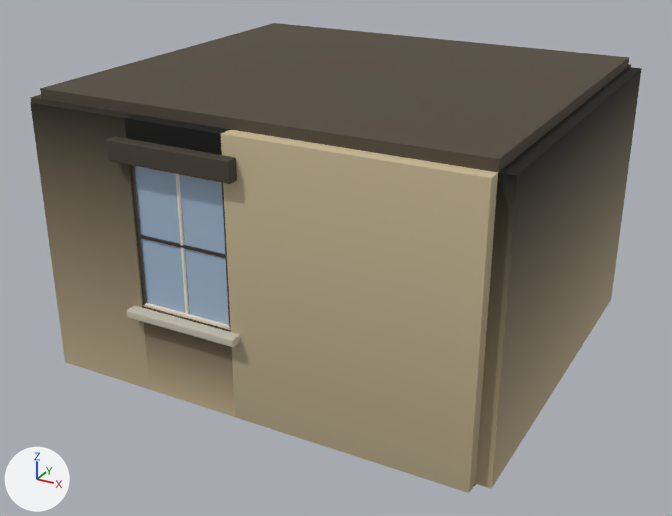
Two versions of the glTF model public/yw9-knock/bedroom.glb, one commit apart.
Rendered twice from a camera (50 mm lens) standing at (4.23, -8.09, 4.8) and looking at (-0.04, -0.31, 0.92). Every picture has the same lights, and +X, +Y and +Z are marked at lower left. The older version comes first. Vertices at exactly the same position are counted once.

Names of what the first picture shows: 'bedroom.glass.2', 'bedroom.paint.3', 'bedroom.plaster.5', 'bedroom.plaster.6', 'bedroom.stone.4'.
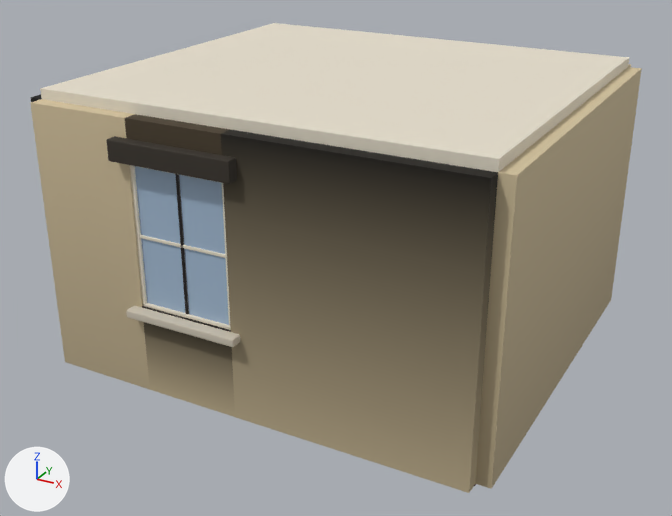
Location of each change, [x1, y1, x2, y2] in pixels of the pictures (672 x 516 px):
part 1 of me_bw_fr_008, recoloured
    both: [130, 165, 231, 328]
part 2 of me_bw_fr_008, recoloured (white to black)
    both: [175, 174, 189, 315]
part 3 of me_bwall_w_007, recoloured
    both: [30, 64, 642, 442]
part 4 of me_bwall_w_007, recoloured (darker)
    both: [142, 130, 498, 440]
part 5 of me_bwall_w_007, recoloured
    both: [31, 95, 231, 331]
part 6 of me_bwall_w_007, recoloured
    both: [30, 103, 601, 442]
part 7 of me_bceil_001, recoloured (lighter)
    both: [40, 23, 629, 172]

Edits to the bpy script that builds the scene:
```text
Change me_bw_fr_008:
    where me_bw_fr_008.from_pydata(...)  # 672 vertices, 1296 faces; spans x -1.13..-0.07, y -2.125..-1.875, z 0.87..2.33
    used by ob_bedroom_paint_3; location = (0.0, 0.0, 0.0)
    me_bw_fr_008 part 1: 432 faces centred in x -1.13..-0.07, y -2.125..-1.875, z 0.9..2.3 are repainted in the vertex colours; the middle colour goes from dark grey #4b453f to white #f9fafb
    me_bw_fr_008 part 2: 108 faces centred in x -0.615..-0.585, y -2.115..-2.065, z 0.9..2.3 are repainted in the vertex colours; the middle colour goes from white #fcfdfd to black #181513
Change me_bwall_w_007:
    where me_bwall_w_007.from_pydata(...)  # 52 vertices, 84 faces; spans x -2.34..2.34, y -2.14..2.14, z 0.0..2.7
    used by ob_bedroom_plaster_5; location = (0.0, 0.0, 0.0)
    me_bwall_w_007 part 3: 18 faces centred in x -2.2..2.34, y -2.14..2.14, z 1.8..2.7 are repainted in the vertex colours; the middle colour goes from black #2f2c28 to white #fafafb
    me_bwall_w_007 part 4: 18 faces centred in x -2.34..2.2, y -2.14..2.0, z 0.3..2.7 are repainted in the vertex colours; the middle colour goes from light grey #e2e1e0 to light grey #dadada
    me_bwall_w_007 part 5: 16 faces centred in x -2.25..-0.1, y -2.14..0.67, z 0.9..2.7 are repainted in the vertex colours; the middle colour goes from black #020101 to dark grey #565049
    me_bwall_w_007 part 6: 12 faces centred in x -2.2..2.34, y -2.14..2.14, z 0.9 are repainted in the vertex colours; the middle colour goes from light grey #dadada to light grey #d7d7d8
Change me_bceil_001:
    where me_bceil_001.from_pydata(...)  # 8 vertices, 12 faces; spans x -2.2..2.2, y -2.0..2.0, z 2.7..2.8
    used by ob_bedroom_plaster_6; location = (0.0, 0.0, 0.0)
    me_bceil_001 part 7: 12 faces centred in x -2.2..2.2, y -2.0..2.0, z 2.7..2.8 are repainted in the vertex colours; the middle colour goes from dark grey #59524b to white #f6f7f9
```
